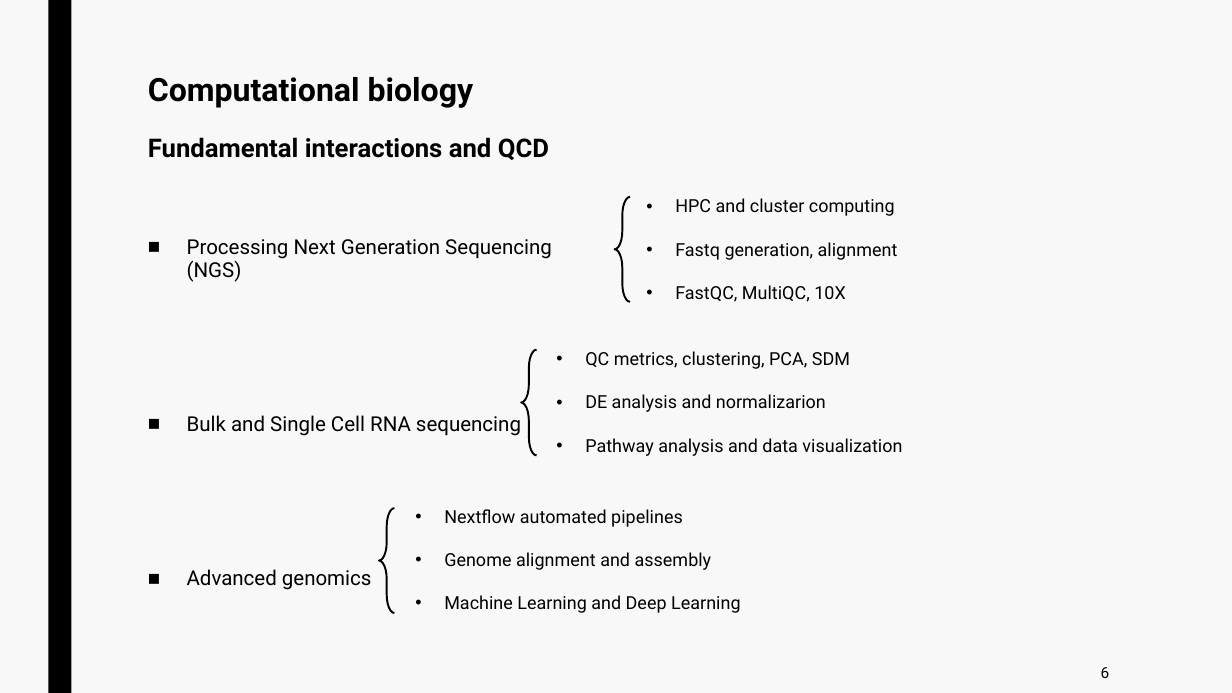
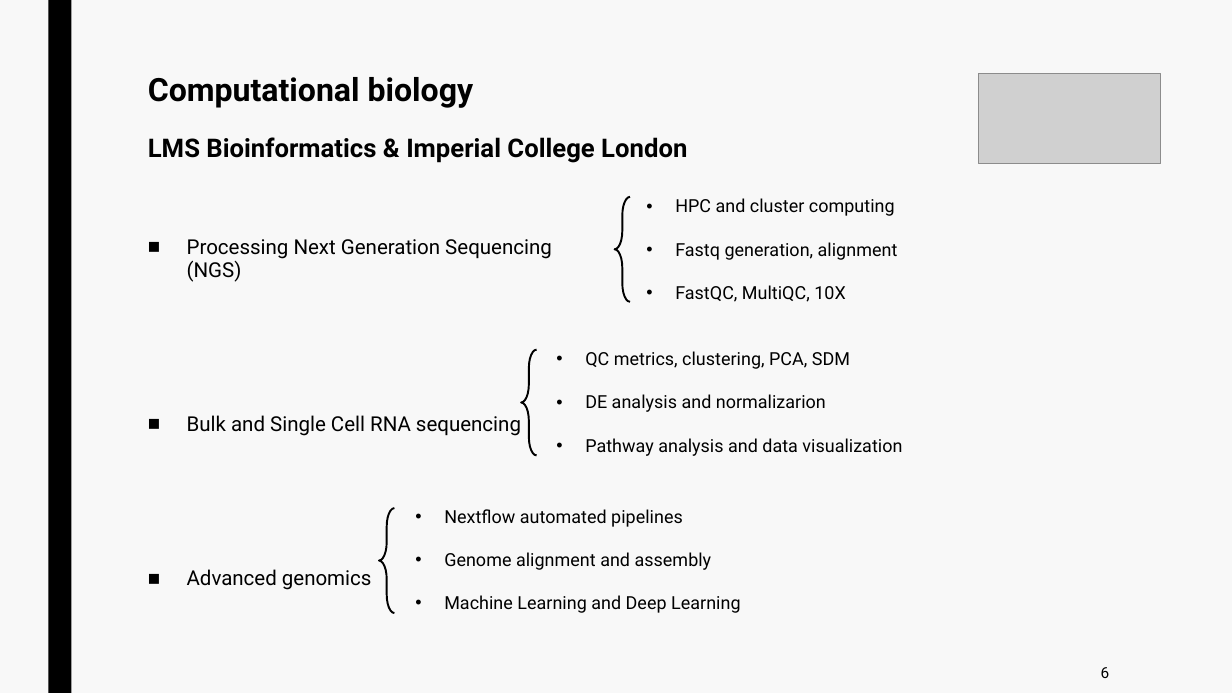
Before and after one commit to jurtasun/presentations, a slide deck: slide 7 of 202306_CRG_Postdoc/230623_GRG_Postdoc.ppt. Drawn at 1232x693 pixels with LibreOffice and Linux fonts; fonts in the diff are those of the drawing; grey boxes stand for pictures. Boxes give left, top, right and bottom in pixels: in the first picture for what was removed or moved away, otherwise in the second. Text is boxed around its words. In the diff, an @@ line names an element or a change of style, - is before the commit and + after.

```diff
--- a/202306_CRG_Postdoc/230623_GRG_Postdoc.ppt
+++ b/202306_CRG_Postdoc/230623_GRG_Postdoc.ppt
@@ title at (148,77,687,163): text changed @@
-Computational biology
-Fundamental interactions and QCD
+Computational biology
+LMS Bioinformatics & Imperial College London
@@ picture added at (979,73,1162,164) @@
```
Also in this commit, not shown: 10 other slides changed, 4 slides added, 5 slides removed, 1 other file.
